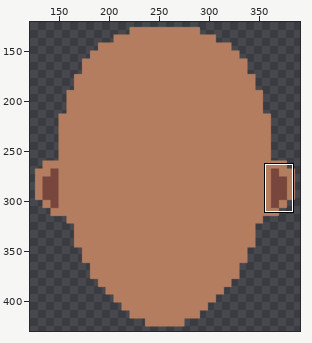
Two states of a sprite sheet, 8bitFace/app/src/main/res/drawable/head_03.png. Above, an overview of the earlier version with the close-up marked.
Close-up. The starting point:
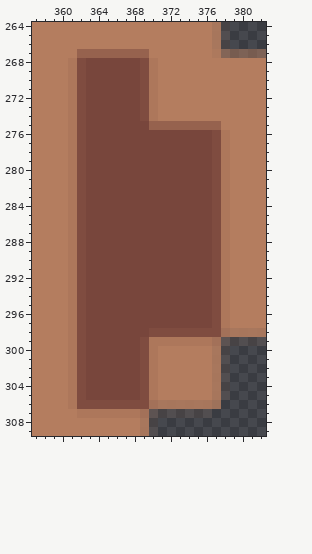
The file is 512x512 pixels. Pixels under 10% opacity are left out. Colours within 5 levels of each other are drawn and written as one. Shown: x 357..382, y 264..309. The wide view leaves out empty margins. The commit also changed other parts of the picture, which this record leaves out.
Once edited:
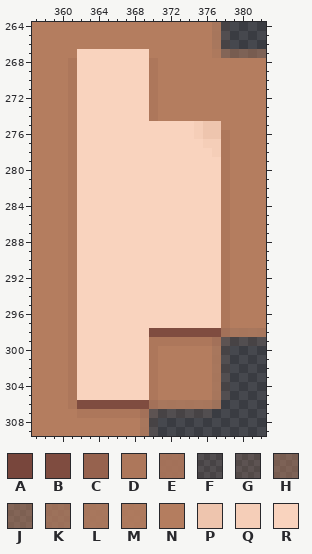
Palette (. is transparent): A #78463c  B #7f4c40  C #96624e  D #ad775b  E #ae775be6  F #b47d5f1c  G #b47d5f35  H #b47d5f7f  J #b47d5f8d  K #b47d5fca  L #b47d5fe3  M #b47d5ff1  N #b47d5f  P #eec5ae  Q #f5ceb8  R #f9d3be
Difference:
@@ x 357..382 @@
 266 NNNNNNNNNNNNNNNNNNNNLF....
-267 NNNNNCCCCCCCCNNNNNNNMJHHHH
-268 NNNNDBAAAAAABDNNNNNNNNNNNN
-269 NNNNDBAAAAAABDNNNNNNNNNNNN
-270 NNNNDBAAAAAABDNNNNNNNNNNNN
-271 NNNNDBAAAAAABDNNNNNNNNNNNN
-272 NNNNDBAAAAAABDNNNNNNNNNNNN
-273 NNNNDBAAAAAABDNNNNNNNNNNNN
-274 NNNNDBAAAAAABDNNNNNNNNNNNN
-275 NNNNDBAAAAAAACCCCCCCCNNNNN
-276 NNNNDBAAAAAAAAAAAAAABDNNNN
-277 NNNNDBAAAAAAAAAAAAAABDNNNN
-278 NNNNDBAAAAAAAAAAAAAABDNNNN
-279 NNNNDBAAAAAAAAAAAAAABDNNNN
-280 NNNNDBAAAAAAAAAAAAAABDNNNN
-281 NNNNDBAAAAAAAAAAAAAABDNNNN
-282 NNNNDBAAAAAAAAAAAAAABDNNNN
-283 NNNNDBAAAAAAAAAAAAAABDNNNN
-284 NNNNDBAAAAAAAAAAAAAABDNNNN
-285 NNNNDBAAAAAAAAAAAAAABDNNNN
-286 NNNNDBAAAAAAAAAAAAAABDNNNN
-287 NNNNDBAAAAAAAAAAAAAABDNNNN
-288 NNNNDBAAAAAAAAAAAAAABDNNNN
-289 NNNNDBAAAAAAAAAAAAAABDNNNN
-290 NNNNDBAAAAAAAAAAAAAABDNNNN
-291 NNNNDBAAAAAAAAAAAAAABDNNNN
-292 NNNNDBAAAAAAAAAAAAAABDNNNN
-293 NNNNDBAAAAAAAAAAAAAABDNNNN
-294 NNNNDBAAAAAAAAAAAAAABDNNNN
-295 NNNNDBAAAAAAAAAAAAAABDNNNN
-296 NNNNDBAAAAAAAAAAAAAABDNNNN
-297 NNNNDBAAAAAAAAAAAAAABDNNNN
-298 NNNNDBAAAAAAABBBBBBBBELLLL
-299 NNNNDBAAAAAABDDDDDDDEGFFFF
-300 NNNNDBAAAAAABDNNNNNNLF....
-301 NNNNDBAAAAAABDNNNNNNLF....
-302 NNNNDBAAAAAABDNNNNNNLF....
-303 NNNNDBAAAAAABDNNNNNNLF....
-304 NNNNDBAAAAAABDNNNNNNLF....
-305 NNNNDBAAAAAABDNNNNNNLF....
+267 NNNNNRRRRRRRRNNNNNNNMJHHHH
+268 NNNNDRRRRRRRRDNNNNNNNNNNNN
+269 NNNNDRRRRRRRRDNNNNNNNNNNNN
+270 NNNNDRRRRRRRRDNNNNNNNNNNNN
+271 NNNNDRRRRRRRRDNNNNNNNNNNNN
+272 NNNNDRRRRRRRRDNNNNNNNNNNNN
+273 NNNNDRRRRRRRRDNNNNNNNNNNNN
+274 NNNNDRRRRRRRRDNNNNNNNNNNNN
+275 NNNNDRRRRRRRRRRRRRQPPNNNNN
+276 NNNNDRRRRRRRRRRRRRQPPDNNNN
+277 NNNNDRRRRRRRRRRRRRRQQDNNNN
+278 NNNNDRRRRRRRRRRRRRRRQDNNNN
+279 NNNNDRRRRRRRRRRRRRRRRDNNNN
+280 NNNNDRRRRRRRRRRRRRRRRDNNNN
+281 NNNNDRRRRRRRRRRRRRRRRDNNNN
+282 NNNNDRRRRRRRRRRRRRRRRDNNNN
+283 NNNNDRRRRRRRRRRRRRRRRDNNNN
+284 NNNNDRRRRRRRRRRRRRRRRDNNNN
+285 NNNNDRRRRRRRRRRRRRRRRDNNNN
+286 NNNNDRRRRRRRRRRRRRRRRDNNNN
+287 NNNNDRRRRRRRRRRRRRRRRDNNNN
+288 NNNNDRRRRRRRRRRRRRRRRDNNNN
+289 NNNNDRRRRRRRRRRRRRRRRDNNNN
+290 NNNNDRRRRRRRRRRRRRRRRDNNNN
+291 NNNNDRRRRRRRRRRRRRRRRDNNNN
+292 NNNNDRRRRRRRRRRRRRRRRDNNNN
+293 NNNNDRRRRRRRRRRRRRRRRDNNNN
+294 NNNNDRRRRRRRRRRRRRRRRDNNNN
+295 NNNNDRRRRRRRRRRRRRRRRDNNNN
+296 NNNNDRRRRRRRRRRRRRRRRDNNNN
+297 NNNNDRRRRRRRRRRRRRRRRDNNNN
+298 NNNNDRRRRRRRRBBBBBBBBELLLL
+299 NNNNDRRRRRRRRDDDDDDDEGFFFF
+300 NNNNDRRRRRRRRDNNNNNNLF....
+301 NNNNDRRRRRRRRDNNNNNNLF....
+302 NNNNDRRRRRRRRDNNNNNNLF....
+303 NNNNDRRRRRRRRDNNNNNNLF....
+304 NNNNDRRRRRRRRDNNNNNNLF....
+305 NNNNDRRRRRRRRDNNNNNNLF....
 306 NNNNDBBBBBBBBELLLLLLK.....
Where, in picture pixels (left, top, right, bottom), the same in both close-ups:
changed: (77, 49, 221, 400)
